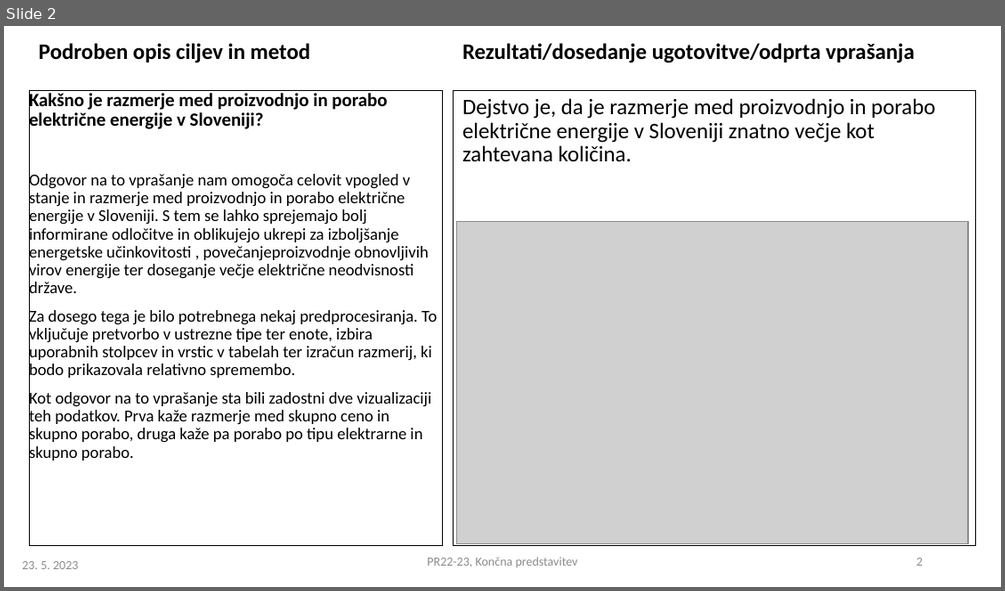
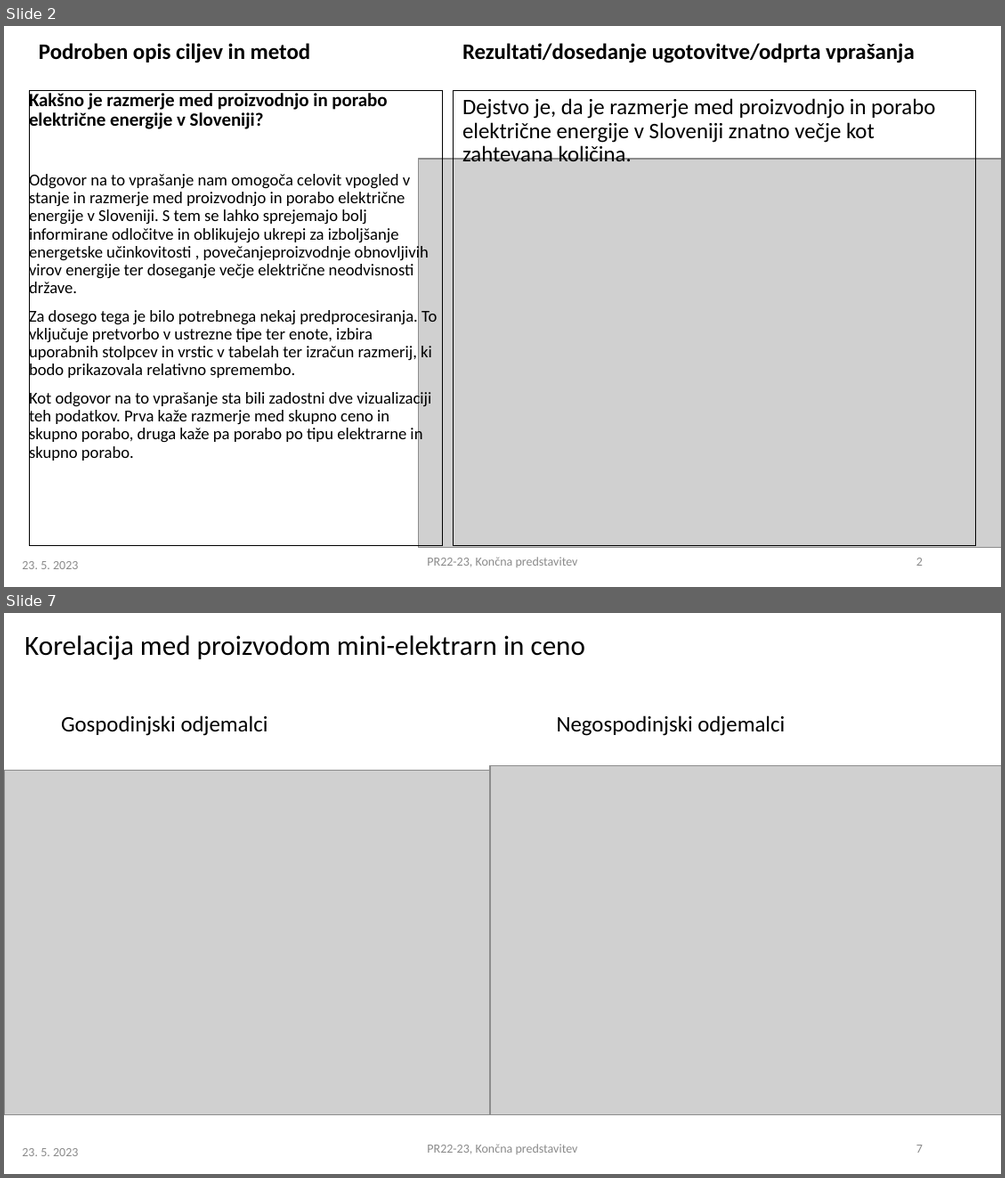
Before and after one commit to MisterMustache/PR22TLTS, a slide deck: PR2022-23_koncna_14a.pptx. Shown one above the other, each under a label of ours: slide 2 before the commit, slides 2 and 7 after it; the slides between them are not shown. The pictures are 1005x591 and 1005x1178 pixels, drawn with LibreOffice and Linux fonts; fonts in the diff are those of the drawing; grey boxes stand for pictures. Boxes give left, top, right and bottom in pixels: in the first picture for what was removed or moved away, otherwise in the second. Text is boxed around its words. In the diff, an @@ line names an element or a change of style, - is before the commit and + after.

Commit message:
Končna predstavitev

```diff
--- a/PR2022-23_koncna_14a.pptx
+++ b/PR2022-23_koncna_14a.pptx
@@ slide 7 added at box(4, 613, 1001, 1174), background #FFFFFF @@
@@ title added at box(24, 635, 585, 660), 20 pt, text #000000 @@
+Korelacija med proizvodom mini-elektrarn in ceno
@@ text added at box(61, 715, 268, 736), 16 pt, text #000000 @@
+Gospodinjski odjemalci
@@ text added at box(557, 715, 785, 736), 16 pt, text #000000 @@
+Negospodinjski odjemalci
@@ picture added at box(4, 771, 546, 1114) @@
@@ picture added at box(491, 765, 1001, 1114) @@
@@ text added at box(427, 1143, 578, 1154), 9 pt, text #8B8B8B @@
+PR22-23, Končna predstavitev
@@ page number added at box(916, 1144, 922, 1152), 9 pt, text #8B8B8B @@
+7
@@ text added at box(22, 1148, 78, 1156), 9 pt, text #8B8B8B @@
+23. 5. 2023
@@ slide 2 changed as well @@
@@ text "Kakšno je razmerje med proizvodnjo ..." at box(29, 90, 443, 546): indent changed @@
@@ picture: place and size @@
-picture at box(456, 222, 968, 543)
+picture at box(418, 159, 1001, 548)
```
Also in this commit, not shown: 5 other slides changed, 2 other slides added.
